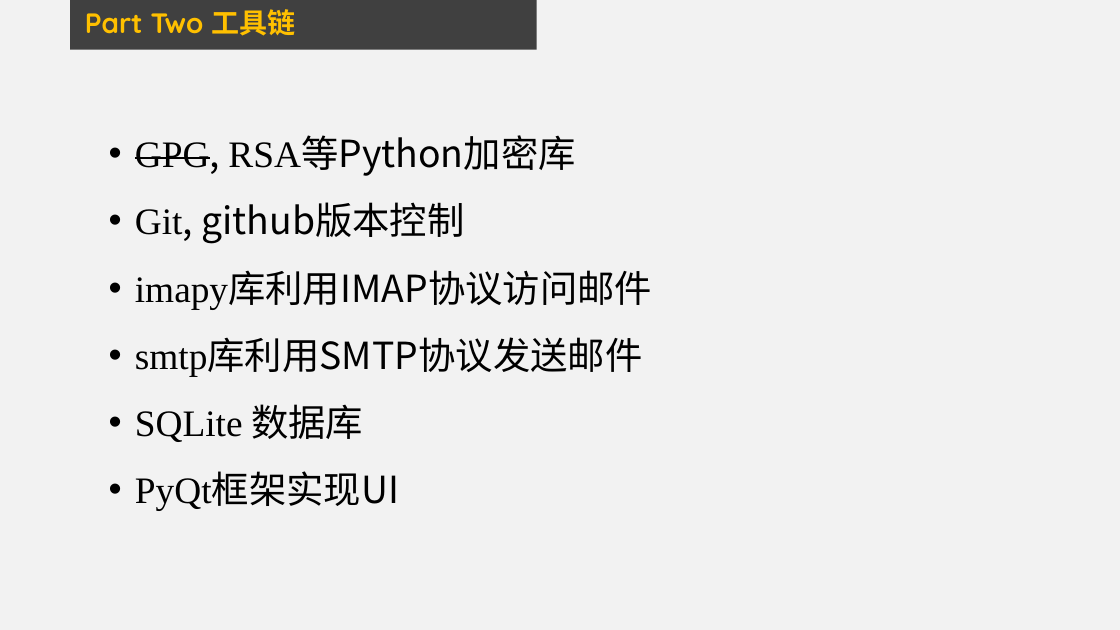
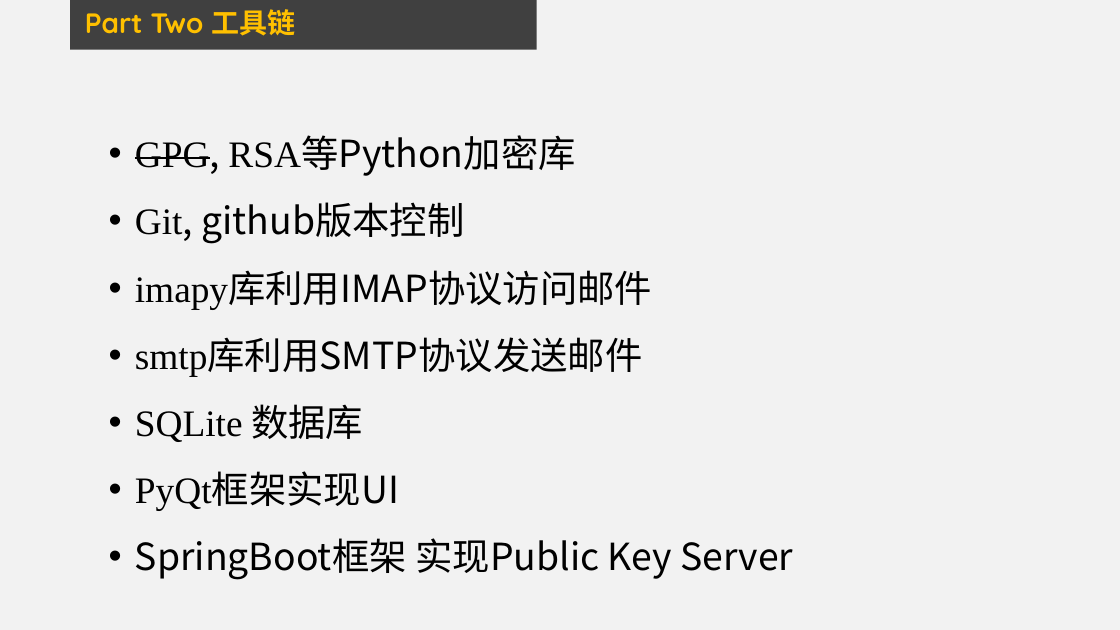
Before and after one commit to liziwl/IM-over-Email, a slide deck: slide 6 of Final presentation.pptx. Drawn at 1120x630 pixels with LibreOffice and Linux fonts; fonts in the diff are those of the drawing. Boxes give left, top, right and bottom in pixels: in the first picture for what was removed or moved away, otherwise in the second. Text is boxed around its words. In the diff, an @@ line names an element or a change of style, - is before the commit and + after.

```diff
--- a/Final presentation.pptx
+++ b/Final presentation.pptx
@@ text at (135,538,793,580): paragraph added @@
+• SpringBoot框架 实现Public Key Server
```
Also in this commit, not shown: 1 other slide changed.
